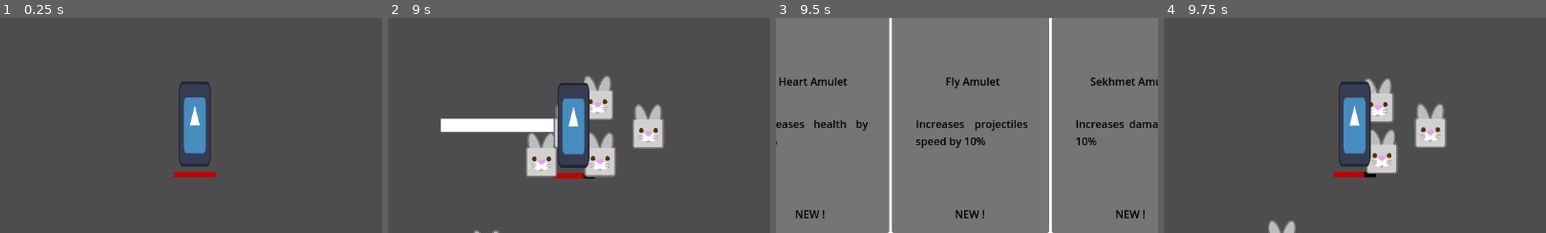
Above: before the commit, frames 1-4 (left to right).
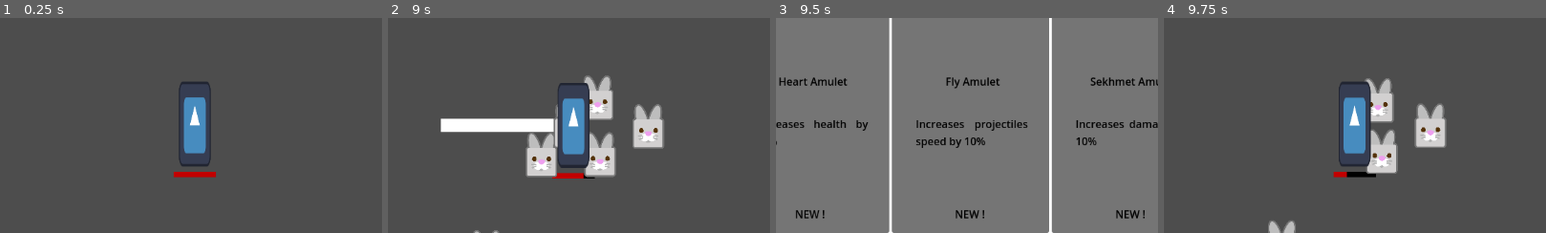
Above: after the commit, the same moments.

Repository: Boushitou/Q3_Nil_Survivor
Game: Godot game, scene res://Scenes/main_game.tscn
Same seed, same stepped clock (60 frames per second), same inputs: the game is played once before the commit and once after it. The engine's default icon, where the game draws it, is replaced by a stand-in: a white triangle on a blue panel in a dark square.
Inputs:
- Up to frame 1 (0.25 s): no input
- Up to frame 2 (9 s): tap Enter at 0.5 s; hold D (move_right) 0.53-1.28 s; hold S (move_down) 1.28-2.03 s; hold D (move_right) 2.03-2.78 s; hold W (move_up) 2.78-3.53 s; hold Q (move_left) 3.53-5.03 s; hold S (move_down) 5.03-5.78 s; hold D (move_right) 5.78-6.53 s; hold W (move_up) 6.53-7.28 s; hold D (move_right) 7.28-8.03 s; hold S (move_down) 8.03-8.78 s; hold Q (move_left) from 8.78 s (still down)
- Up to frame 3 (9.5 s): keep holding Q (move_left)
- Up to frame 4 (9.75 s): release Q (move_left) at 9.5 s; click "Heart Amulet" at 9.5 s
The pictures show only the part of the screen within x 24-74%, y 25-75%; the shares and areas given below are measured in that part.

Frames 1-3 are identical in both runs. In frame 4, 0.1% of the frame differs, in the area x 47-53%, y 71-75%.

Commit message:
Area, attack speed, and movement speed is now updated with the items bonuses.

Diff:
--- a/Data/Items/Kopesh.gd
+++ b/Data/Items/Kopesh.gd
@@ -2,9 +2,9 @@
 
 var kopesh_scene = preload("res://Scenes/Weapons/kopesh.tscn")
 
-func create_attack(_player_stats: PlayerStats, level: int,
+func create_attack(_player_stats: PlayerStats, level: int, inventory : Inventory,
 position : Vector2 = Vector2.ZERO, direction : Vector2 = Vector2.ZERO) -> Node:
-	var total_area_x = base_area.x * bonus_area[level - 1]
+	var total_area_x = base_area.x * bonus_area[level - 1] * inventory.get_total_passive_items_bonuses("atk_range")
 
 	var offset = position.x + (total_area_x * 0.5) * direction .x
 	var spawn_position = Vector2(offset, position.y)
--- a/Data/Items/Passives/0_thot_amulet.tres
+++ b/Data/Items/Passives/0_thot_amulet.tres
@@ -16,6 +16,7 @@
 "attack_speed": 1.4
 }])
 is_multiplicative = true
+apply_instant = false
 ID = 0
 name = "Thot Amulet"
 descriptions = Array[String](["Increases attack speed by 8%", "Increases attack speed by 8%", "Increases attack speed by 8%", "Increases attack speed by 8%", "Increases attack speed by 8%"])
--- a/Data/Items/Passives/2_wedjat_eye.tres
+++ b/Data/Items/Passives/2_wedjat_eye.tres
@@ -16,6 +16,7 @@
 "health_regeneration": 1
 }])
 is_multiplicative = false
+apply_instant = true
 ID = 2
 name = "Wedjat Eye"
 descriptions = Array[String](["Increases health regeneration by 1 hp / sec", "Increases health regeneration by 1 hp / sec", "Increases health regeneration by 1 hp / sec", "Increases health regeneration by 1 hp / sec", "Increases health regeneration by 1 hp / sec"])
--- a/Data/Items/Passives/3_heart_amulet.tres
+++ b/Data/Items/Passives/3_heart_amulet.tres
@@ -16,6 +16,7 @@
 "health": 1.5
 }])
 is_multiplicative = true
+apply_instant = true
 ID = 3
 name = "Heart Amulet"
 descriptions = Array[String](["Increases health by 10%", "Increases health by 10%", "Increases health by 10%", "Increases health by 10%", "Increases health by 10%"])
--- a/Data/Items/Passives/4_sekhmet_amulet.tres
+++ b/Data/Items/Passives/4_sekhmet_amulet.tres
@@ -16,6 +16,7 @@
 "power": 1.5
 }])
 is_multiplicative = true
+apply_instant = false
 ID = 4
 name = "Sekhmet Amulet"
 descriptions = Array[String](["Increases damage by 10%", "Increases damage by 10%", "Increases damage by 10%", "Increases damage by 10%", "Increases damage by 10%"])
--- a/Data/Items/Passives/5_djed_pillar.tres
+++ b/Data/Items/Passives/5_djed_pillar.tres
@@ -16,6 +16,7 @@
 "atk_range": 1.5
 }])
 is_multiplicative = true
+apply_instant = false
 ID = 5
 name = "Djed Pillar"
 descriptions = Array[String](["Increases the attack range by 10%", "Increases the attack range by 10%", "Increases the attack range by 10%", "Increases the attack range by 10%", "Increases the attack range by 10%"])
--- a/Data/Items/Passives/7_two_finger_amulet.tres
+++ b/Data/Items/Passives/7_two_finger_amulet.tres
@@ -10,6 +10,7 @@
 "amount": 1
 }])
 is_multiplicative = false
+apply_instant = true
 ID = 7
 name = "Two-Finger Amulet"
 descriptions = Array[String](["Increases the amount of attacks by 1", "Increases the amount of attacks by 1"])
--- a/Data/PassiveItem.gd
+++ b/Data/PassiveItem.gd
@@ -5,24 +5,28 @@
 
 @export var stats_upgraded : Array[Dictionary] #[stat_name : String, factor : float]
 @export var is_multiplicative : bool = true
+@export var apply_instant : bool = false #if the item has an instant effect of if the value will be used in later calculation
 
 #basic passive item are multiplicative
-#func apply_effect(player_stats: PlayerStats, level: int):
-#	if level >= stats_upgraded.size():
-#		return;
-#
-#	var effects = stats_upgraded[level]
-#
-#	for stat_name in effects.keys():
-#		var factor = effects[stat_name]
-#
-#		var increased_value = 0
-#		var stat_value = player_stats.get_stat_value(stat_name)
-#
-#		if is_multiplicative:
-#			increased_value = (stat_value * (factor - 1)) + stat_value
-#		else:
-#			increased_value = stat_value + factor
-#
-#		player_stats.increase_stat(stat_name, increased_value)
-#		print("increased value for ", stat_name, " : ",  increased_value)
+func apply_effect(player_stats: PlayerStats, level: int):
+	if not apply_instant:
+		return
+
+	if level >= stats_upgraded.size():
+		return;
+
+	var effects = stats_upgraded[level]
+
+	for stat_name in effects.keys():
+		var factor = effects[stat_name]
+
+		var increased_value = 0
+		var stat_value = player_stats.get_stat_value(stat_name)
+
+		if is_multiplicative:
+			increased_value = (stat_value * (factor - 1)) + stat_value
+		else:
+			increased_value = stat_value + factor
+
+		player_stats.increase_stat(stat_name, increased_value)
+		print("increased value for ", stat_name, " : ",  increased_value)
--- a/Data/Weapon.gd
+++ b/Data/Weapon.gd
@@ -14,6 +14,6 @@
 	return damage[level]
 
 
-func create_attack(_player_stats: PlayerStats, _level: int,
+func create_attack(_player_stats: PlayerStats, _level: int, _inventory : Inventory,
 _position : Vector2 = Vector2.ZERO, _direction : Vector2 = Vector2.ZERO) -> Node:
 	return null
--- a/Scenes/Player.tscn
+++ b/Scenes/Player.tscn
@@ -23,10 +23,11 @@
 script = ExtResource("1_d1yww")
 player_movement = NodePath("Body")
 
-[node name="Body" type="Area2D" parent="." node_paths=PackedStringArray("player_stats")]
+[node name="Body" type="Area2D" parent="." node_paths=PackedStringArray("player_stats", "inventory")]
 collision_mask = 6
 script = ExtResource("2_jhwxv")
 player_stats = NodePath("../PlayerStats")
+inventory = NodePath("../Inventory")
 
 [node name="BodyCollision" type="CollisionShape2D" parent="Body" node_paths=PackedStringArray("health")]
 position = Vector2(0, -0.5)
@@ -79,8 +80,9 @@
 script = ExtResource("8_y1rp1")
 health = NodePath("../../../Health")
 
-[node name="PlayerStats" type="Node" parent="." node_paths=PackedStringArray("health")]
+[node name="PlayerStats" type="Node" parent="." node_paths=PackedStringArray("inventory", "health")]
 script = ExtResource("4_jjtk5")
+inventory = NodePath("../Inventory")
 attack_speed = 1.0
 atk_range = 20.0
 amount = 1
@@ -92,10 +94,9 @@
 script = ExtResource("6_lf85x")
 total_health = 30
 
-[node name="Inventory" type="Node" parent="." node_paths=PackedStringArray("player_stats")]
+[node name="Inventory" type="Node" parent="."]
 process_priority = -1
 script = ExtResource("7_mn01f")
-player_stats = NodePath("../PlayerStats")
 starting_weapon_data = ExtResource("10_3t0p2")
 
 [connection signal="area_entered" from="Body" to="Body/BodyCollision" method="_on_body_area_entered"]
--- a/Scripts/Items/Inventory.gd
+++ b/Scripts/Items/Inventory.gd
@@ -1,7 +1,6 @@
 extends Node
 class_name Inventory
 
-@export var player_stats : PlayerStats
 @export var starting_weapon_data : Resource
 
 var passives_items : Array[Items]
@@ -13,7 +12,7 @@
 func _ready() -> void:
 	pass
 
-func add_start_weapon():
+func add_start_weapon(player_stats : PlayerStats):
 	if starting_weapon_data:
 		var starting_weapon = Items.new(starting_weapon_data, player_stats)
 		add_item(starting_weapon)
@@ -69,8 +68,6 @@
 func item_is_level_max(item : Items) -> bool:
 	return item.level >= item.item.max_level
 
-func get_player_stats():
-	return player_stats
 
 func get_total_passive_items_bonuses(stat_name : String) -> float:
 	var total_bonus = 0.0
@@ -78,8 +75,6 @@
 		if passive.item.stats_upgraded[passive.level - 1].has(stat_name):
 			var bonus = passive.item.stats_upgraded[passive.level - 1][stat_name]
 			total_bonus += bonus
-		else:
-			print("passive item doesn't have stat : ", stat_name)
 
 	if total_bonus == 0.0:
 		return 1.0
--- a/Scripts/Items/ItemSelector.gd
+++ b/Scripts/Items/ItemSelector.gd
@@ -16,7 +16,7 @@
 
 func _ready():
 	inventory = get_tree().get_nodes_in_group("player")[0].get_node("Inventory")
-	player_stats = inventory.player_stats
+	player_stats = get_tree().get_nodes_in_group("player")[0].get_node("PlayerStats")
 	player_stats.connect("level_up_signal", make_parent_visible)
 
 	total_items.append_array(passive_items)
--- a/Scripts/Items/Items.gd
+++ b/Scripts/Items/Items.gd
@@ -30,9 +30,9 @@
 	item.apply_effect(player_stats, level)
 
 
-func attack(position : Vector2, direction : Vector2):
-	var weapon_atk : WeaponBehavior = item.create_attack(player_stats, level, position, direction)
+func attack(position : Vector2, direction : Vector2, inventory : Inventory):
+	var weapon_atk : WeaponBehavior = item.create_attack(player_stats, level, inventory, position, direction)
 	if not weapon_atk:
 		return
 
-	weapon_atk.initialize_weapon(self)
+	weapon_atk.initialize_weapon(self, inventory)
--- a/Scripts/Items/Weapons/WeaponBehavior.gd
+++ b/Scripts/Items/Weapons/WeaponBehavior.gd
@@ -8,14 +8,14 @@
 
 var weapon : Items
 
-func initialize_weapon(weapon_data : Items):
+func initialize_weapon(weapon_data : Items, inventory: Inventory):
 	if not weapon_area or not weapon_data.item is Weapon:
 		return
 
 	weapon = weapon_data
 	weapon_area.set_weapon(weapon_data)
 
-	var size = weapon.item.base_area * weapon.item.bonus_area[weapon_data.level - 1]
+	var size = weapon.item.base_area * weapon.item.bonus_area[weapon_data.level - 1] * inventory.get_total_passive_items_bonuses("atk_range")
 	collider.update_collider(size, sprite)
 
 	weapon_timer.set_duration(weapon.item.duration[weapon_data.level - 1])
--- a/Scripts/Player/PlayerAttack.gd
+++ b/Scripts/Player/PlayerAttack.gd
@@ -10,7 +10,6 @@
 
 func _ready() -> void:
 	SignalBus.connect("get_new_weapon", add_weapon)
-	inventory.add_start_weapon()
 
 
 func _process(delta: float) -> void:
@@ -32,11 +31,9 @@
 			continue
 		if weapons_cooldown[w.ID] <= 0.0:
 			var player : Node2D = get_parent()
-			w.attack(player.global_position, player_movement.current_attack_direction)
-			var player_cooldown = player_stats.get_stat_value("attack_speed") * inventory.get_total_passive_items_bonuses("attack_speed")
+			w.attack(player.global_position, player_movement.current_attack_direction, inventory)
+			var player_cooldown = player_stats.get_stat_value("attack_speed")
 			weapons_cooldown[w.ID] = w.item.atk_speed[w.level - 1] / player_cooldown
-			print("total cooldown", inventory.get_total_passive_items_bonuses("attack_speed"))
-
 
 
 func set_weapons_cooldown() -> void:
--- a/Scripts/Player/PlayerMovement.gd
+++ b/Scripts/Player/PlayerMovement.gd
@@ -4,6 +4,7 @@
 enum Movement_State {IDLE, MOVING}
 
 @export var player_stats : PlayerStats
+@export var inventory : Inventory
 
 var movement = Vector2(0, 0)
 var state : Movement_State = Movement_State.IDLE
--- a/Scripts/Player/PlayerStats.gd
+++ b/Scripts/Player/PlayerStats.gd
@@ -1,5 +1,7 @@
 extends Stats
 class_name PlayerStats
+
+@export var inventory : Inventory
 
 @export var attack_speed : float
 @export var atk_range : float
@@ -7,7 +9,6 @@
 @export var projectile_speed : float
 
 var stats : Dictionary
-var bonus_items : Array[Items] = []
 
 #region leveling value
 const BASE_XP = 5
@@ -31,7 +32,7 @@
 		"health": health.total_health,
 		"health_regeneration": health.health_regeneration
 }
-
+	inventory.add_start_weapon(self)
 	SignalBus.connect("gain_xp", add_xp)
 	health.connect("has_died", player_death)
 
@@ -74,7 +75,7 @@
 
 func get_stat_value(stat_name : String):
 	if stats.has(stat_name):
-		return stats[stat_name]
+		return stats[stat_name] * inventory.get_total_passive_items_bonuses(stat_name)
 	else:
 		print("stat not found : ", stat_name)
 		return 0
